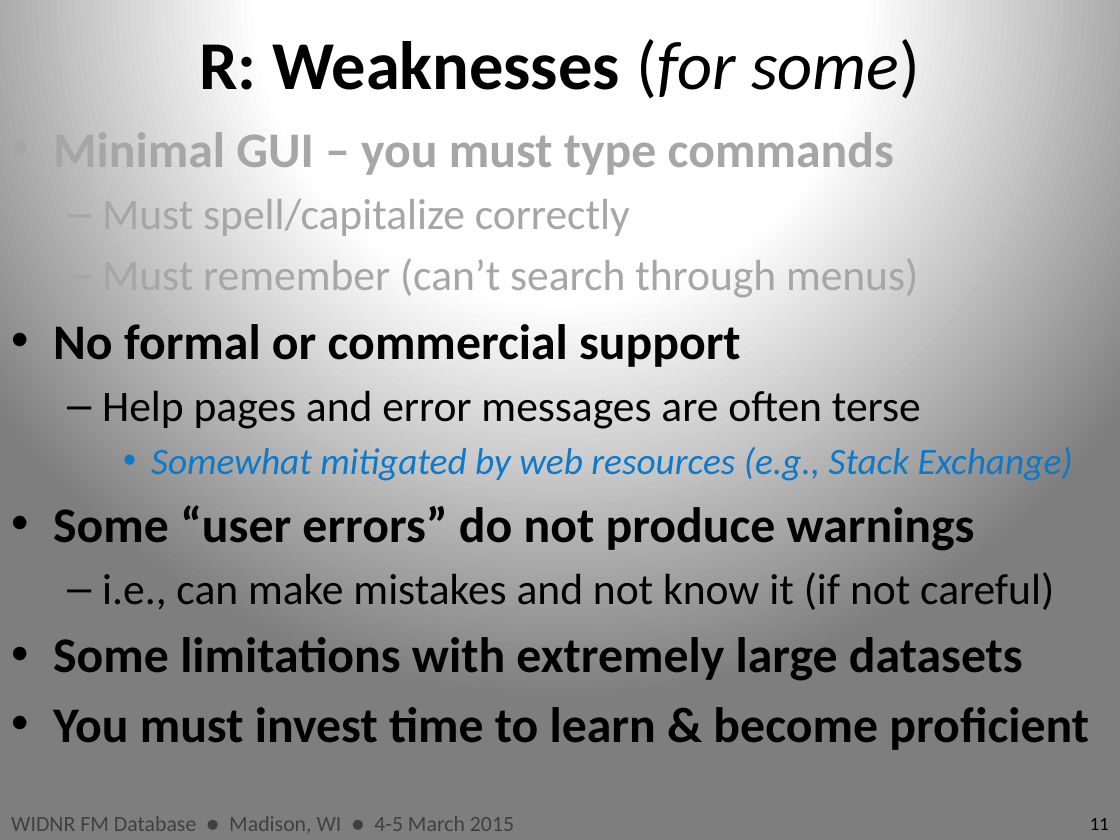
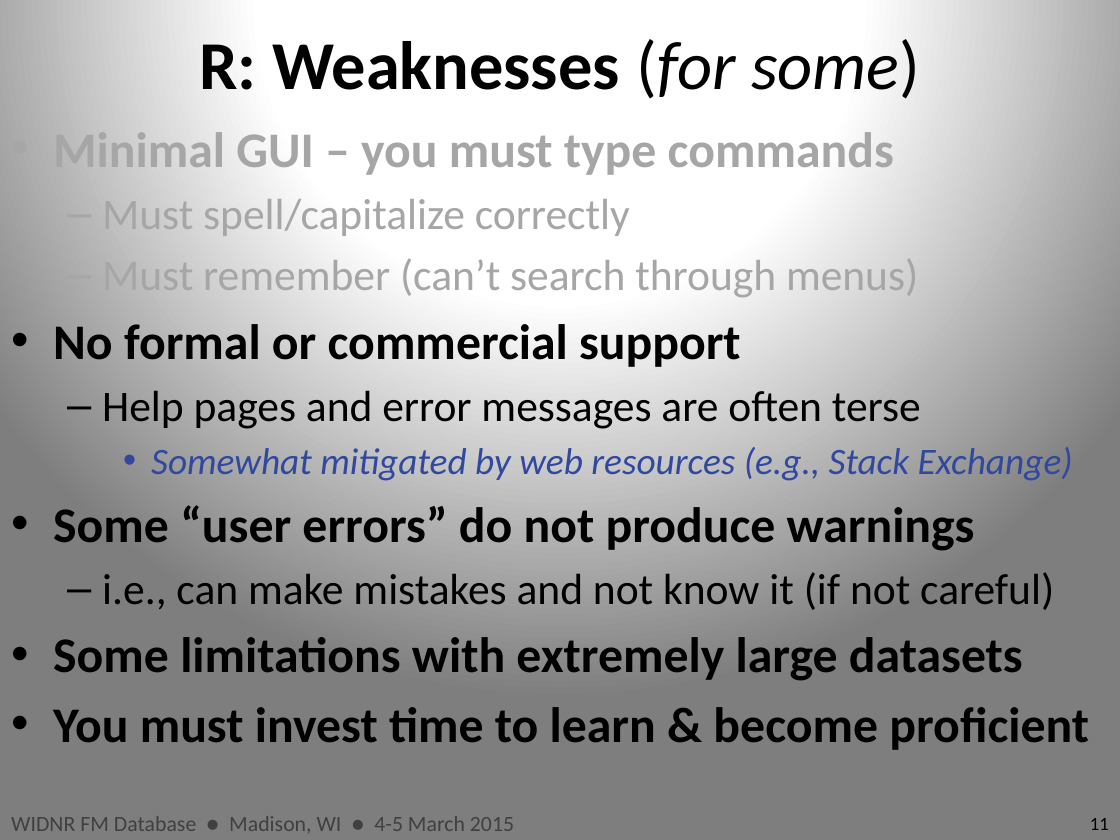
Before and after one commit to droglenc/RcourseWiDNR2015, a slide deck: slide 11 of Day1_IntroR_FMData/00_Introduction.pptx. Drawn at 1120x840 pixels with LibreOffice and Linux fonts; fonts in the diff are those of the drawing. Boxes give left, top, right and bottom in pixels: in the first picture for what was removed or moved away, otherwise in the second. Text is boxed around its words. In the diff, an @@ line names an element or a change of style, - is before the commit and + after.

```diff
--- a/Day1_IntroR_FMData/00_Introduction.pptx
+++ b/Day1_IntroR_FMData/00_Introduction.pptx
@@ text at (151,447,1073,481): text colour #0D79CA to #31489F in "Somewhat mitigated by web resources (e.g., Stack ..." @@
```
Also in this commit, not shown: 2 other slides changed, 16 other files.
